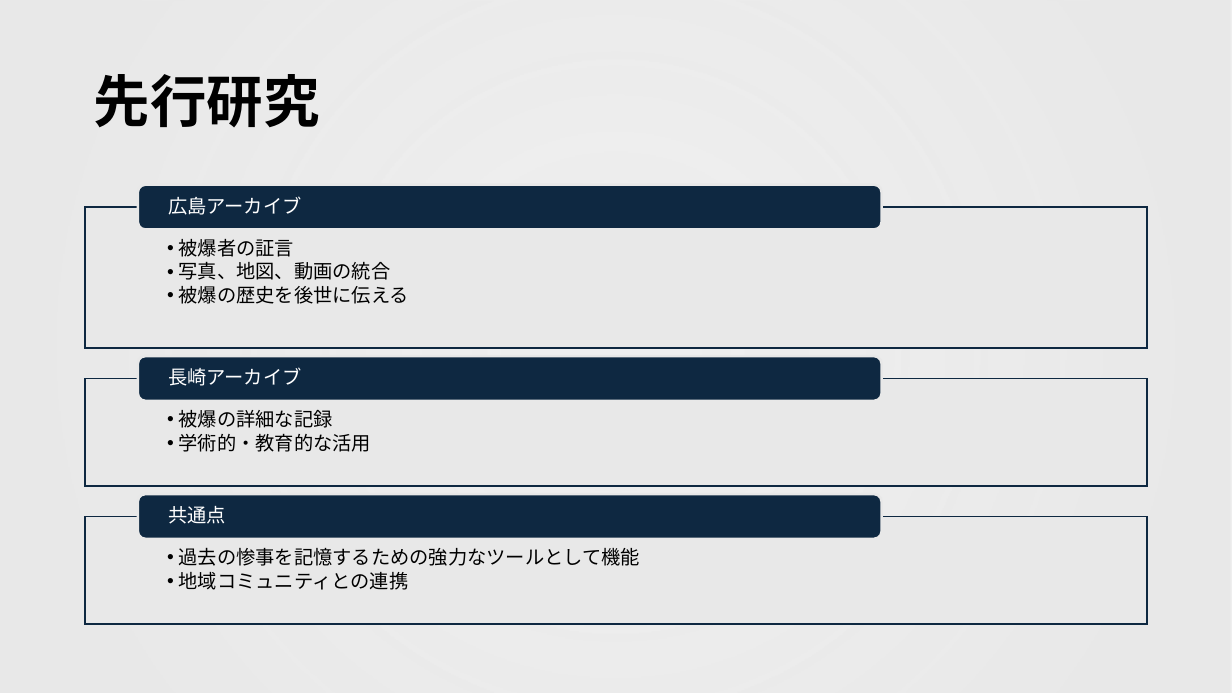
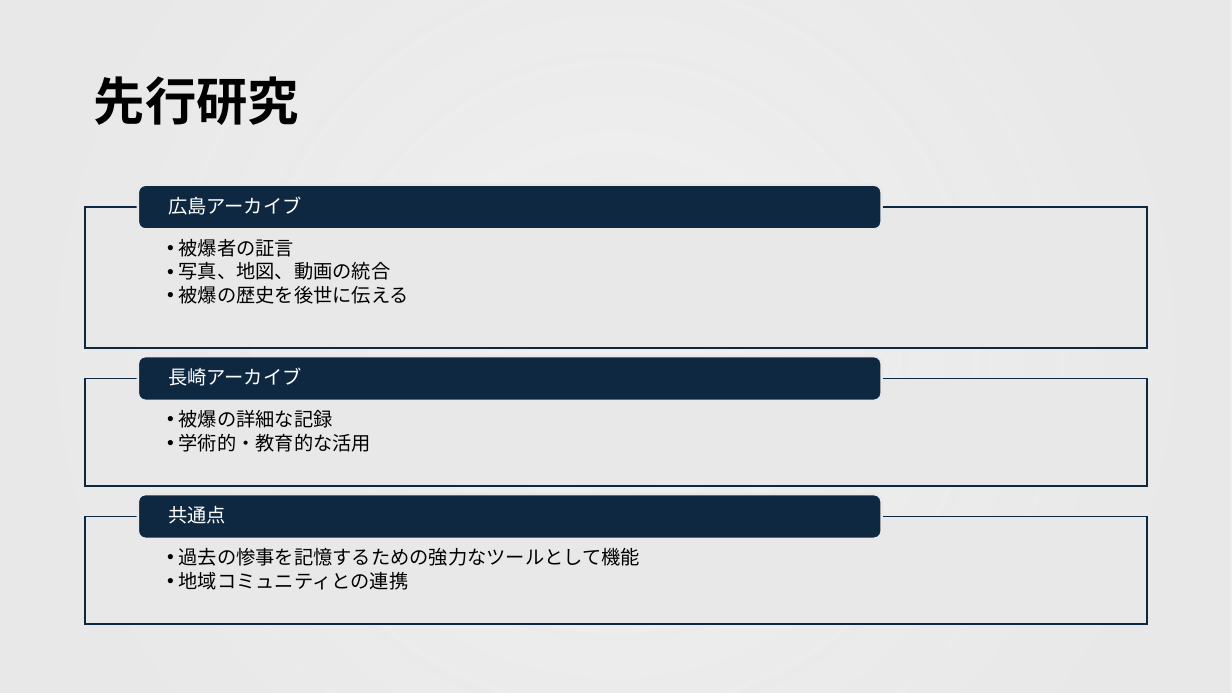
Before and after one commit to furuhashilab/ChisatoFuruuchi-2024-seminar-report, a slide deck: slide 5 of ゼミ論中間発表用.pptx. Drawn at 1232x693 pixels with LibreOffice and Linux fonts; fonts in the diff are those of the drawing; background and template pictures are left out. Boxes give left, top, right and bottom in pixels: in the first picture for what was removed or moved away, otherwise in the second. Text is boxed around its words. In the diff, an @@ line names an element or a change of style, - is before the commit and + after.

```diff
--- a/ゼミ論中間発表用.pptx
+++ b/ゼミ論中間発表用.pptx
@@ title "先行研究" at <box>94,76,299,125</box>: size 44 to 40 pt @@
```
Also in this commit, not shown: 11 other slides changed.
